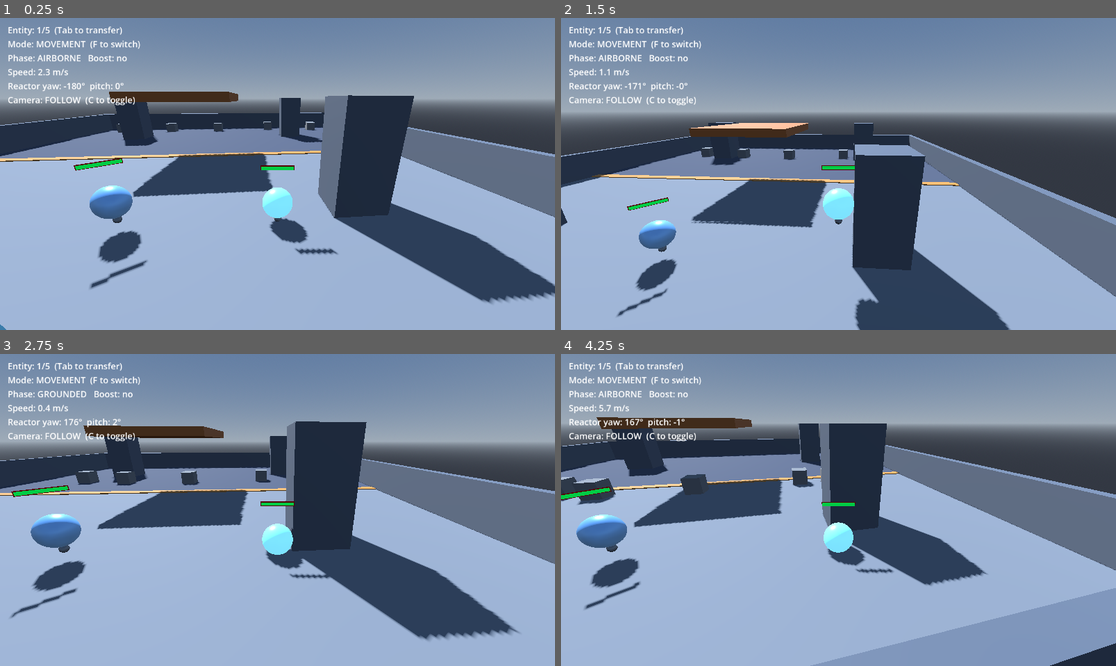
Above: before the commit, frames 1-4 (two rows, left to right).
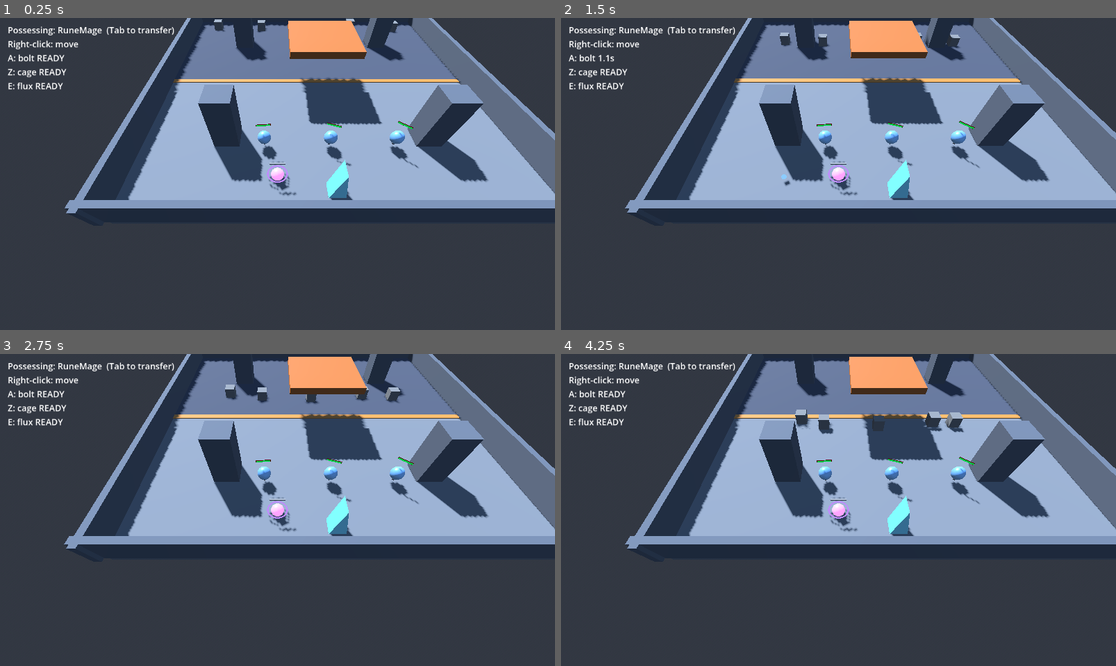
Above: after the commit, the same moments.

Repository: Thiiamas/Spheres
Game: Godot game, scene res://Main.tscn
Same seed, same stepped clock (60 frames per second), same inputs: the game is played once before the commit and once after it.
Inputs (mouse positions are in pixels of both pictures, inside the frame that each line leads up to):
- Up to frame 1 (0.25 s): no input
- Up to frame 2 (1.5 s): tap Enter (ui_accept) at 0.5 s; move the mouse to (866, 174) at 0.52 s; hold D (move_right) 0.53-1.28 s; tap Z (aoe) at 0.6 s; tap Space (jump) at 0.77 s; move the mouse to (810, 174) at 1.27 s; hold S (move_back) from 1.28 s (still down); tap A (attack) at 1.35 s
- Up to frame 3 (2.75 s): tap Space (jump) at 1.52 s; move the mouse to (288, 503) at 2.02 s; release S (move_back) at 2.03 s; hold D (move_right) from 2.03 s (still down); tap Shift (boost) at 2.1 s
- Up to frame 4 (4.25 s): move the mouse to (832, 516) at 2.77 s; tap Down (cam_pan_down) at 2.85 s; tap Space (jump) at 3.02, 3.77 s; move the mouse to (877, 513) at 3.52 s; release D (move_right) at 3.53 s; hold Q (move_left) from 3.53 s (still down); tap Left (cam_pan_left) at 3.6 s

The runs differ from the first frame. In frame 1, 83% of the frame differs, in the area x 0-100%, y 0-100%; in frame 2, 81%; in frame 3, 82%; in frame 4, 86%.

Commit message:
RuneMage: start possessed as the mage; Ryze-style chain and spread
Startup: the RuneMage node moves ahead of the spheres in Main.tscn, so the
consciousness begins in the mage (registration order = possession order); Tab
cycles mage -> spheres -> beacon.

Spell propagation, per the updated phase 6 doc:
- E recast on a marked enemy refreshes the mark and SPREADS it — secondary
  non-spreading fluxes fly from the carrier to every enemy within 5m (one
  ring, no cascade ping-pong).
- A on a marked enemy still deals x2, then SPLITS — homing shards (area
  collision off) fly to every marked enemy within 6m for the same damage and
  chain onward; a visited list shared by reference across the whole chain
  reserves targets up front, so each enemy is hit at most once per cast.

Enemies join an "enemies" group so both mechanics find neighbours without
physics queries. Tests/RuneChainTest (headless, exit-code) covers both: one
bolt kills a row of 3 marked cubes while an unmarked bystander stays at full
HP, and an E recast contaminates the neighbour. Docs updated beforehand.

Co-Authored-By: Claude Opus 4.8 <noreply@anthropic.com>

Diff:
--- a/Enemy.gd
+++ b/Enemy.gd
@@ -21,6 +21,12 @@
 var _attack_timer: float = 0.0
 var _root_timer: float = 0.0
 var _dead: bool = false
+
+
+func _ready() -> void:
+	# Lets area spells (RuneBolt chain, RuneFlux spread) find nearby cubes
+	# without physics queries.
+	add_to_group("enemies")
 
 
 ## Root the cube in place (RuneMage's cage, phase 6): movement is locked for
--- a/Main.tscn
+++ b/Main.tscn
@@ -204,6 +204,9 @@
 transform = Transform3D(1, 0, 0, 0, 1, 0, 0, 0, 1, 0, 0.04, 0)
 mesh = SubResource("Box_shoreline")
 
+[node name="RuneMage" parent="." instance=ExtResource("6_mage")]
+transform = Transform3D(1, 0, 0, 0, 1, 0, 0, 0, 1, 4, 0.55, -12)
+
 [node name="Spheres" type="Node3D" parent="." unique_id=268503505]
 
 [node name="Sphere1" parent="Spheres" unique_id=310171163 instance=ExtResource("3_sphere")]
@@ -220,9 +223,6 @@
 
 [node name="ShoreBeacon" parent="." instance=ExtResource("5_beacon")]
 transform = Transform3D(1, 0, 0, 0, 1, 0, 0, 0, 1, 0, 0, -13)
-
-[node name="RuneMage" parent="." instance=ExtResource("6_mage")]
-transform = Transform3D(1, 0, 0, 0, 1, 0, 0, 0, 1, 4, 0.55, -12)
 
 [node name="Enemies" type="Node3D" parent="." unique_id=968899864]
 
--- a/RuneBolt.gd
+++ b/RuneBolt.gd
@@ -1,46 +1,127 @@
 extends Area3D
 class_name RuneBolt
 
-## Spell A (phase 6, Ryze Overload-style): straight line projectile cast toward
-## the cursor. Damages the first enemy it touches; if that enemy carries a
-## RuneMark (spell E, a child node named "RuneMark"), damage is multiplied —
-## the core spell synergy of the kit.
+## Spell A (phase 6, Ryze Overload-style). Two modes:
+##
+##   LINE  - the cast: straight projectile toward the cursor, damages the first
+##           enemy it touches.
+##   SHARD - the chain: when a bolt hits a RuneMark-carrying enemy, it deals
+##           amplified damage, then SPLITS — homing shards fly to every other
+##           marked enemy in chain_radius and deal the same damage. Each shard
+##           that lands on a marked enemy chains again. A shared visited list
+##           guarantees every enemy is hit at most once per cast.
 
-## Seconds before the bolt fizzles if it hits nothing.
+## Seconds before a line bolt fizzles if it hits nothing.
 @export var lifetime: float = 2.0
 
 var _dir: Vector3 = Vector3.ZERO
 var _speed: float = 26.0
 var _damage: float = 25.0
 var _mark_multiplier: float = 2.0
+var _chain_radius: float = 6.0
 var _time: float = 0.0
+
+# The scene used to spawn chain shards (handed in by the caster — avoids a
+# script<->scene preload cycle).
+var _scene: PackedScene = null
+
+# SHARD mode: locked target (null = LINE mode, flies straight + collides).
+var _homing_target: Node3D = null
+# Enemies already hit or already targeted by a shard of this cast. SHARED by
+# reference across the whole chain.
+var _visited: Array = []
 
 
 func _ready() -> void:
 	body_entered.connect(_on_body_entered)
 
 
-## Aim and arm the bolt. Called by RuneMage right after instantiation.
-func launch(dir: Vector3, damage: float, speed: float, mark_multiplier: float) -> void:
+## Arm a LINE bolt (the initial cast). Called by RuneMage.
+func launch(dir: Vector3, damage: float, speed: float, mark_multiplier: float,
+		chain_radius: float, scene: PackedScene) -> void:
 	_dir = dir.normalized()
 	_damage = damage
 	_speed = speed
 	_mark_multiplier = mark_multiplier
+	_chain_radius = chain_radius
+	_scene = scene
+
+
+## Arm a SHARD (chain segment): homes onto a specific marked enemy instead of
+## flying straight; the Area collision is disabled so it can't clip bystanders.
+func launch_chain(target: Node3D, damage: float, speed: float,
+		mark_multiplier: float, chain_radius: float, scene: PackedScene,
+		visited: Array) -> void:
+	_homing_target = target
+	_damage = damage
+	_speed = speed
+	_mark_multiplier = mark_multiplier
+	_chain_radius = chain_radius
+	_scene = scene
+	_visited = visited
+	monitoring = false # shards only hit their locked target, on arrival
 
 
 func _physics_process(delta: float) -> void:
-	global_position += _dir * _speed * delta
 	_time += delta
 	if _time >= lifetime:
 		queue_free()
+		return
+
+	if _homing_target != null:
+		# SHARD: chase the locked enemy; it may die to another shard first.
+		if not is_instance_valid(_homing_target):
+			queue_free()
+			return
+		var to := _homing_target.global_position + Vector3.UP * 0.5 - global_position
+		var step := _speed * delta
+		if to.length() <= step + 0.3:
+			_hit(_homing_target)
+			return
+		global_position += to.normalized() * step
+	else:
+		# LINE: straight flight, first body wins (via _on_body_entered).
+		global_position += _dir * _speed * delta
 
 
 func _on_body_entered(body: Node3D) -> void:
 	if not body.has_method("take_hit"):
 		return
-	var dmg := _damage
-	# Marked target (spell E attached a RuneMark child): amplified hit.
-	if body.get_node_or_null("RuneMark") != null:
-		dmg *= _mark_multiplier
+	_hit(body)
+
+
+## Resolve the impact: amplified damage on a marked enemy, then chain.
+func _hit(body: Node3D) -> void:
+	var marked := body.get_node_or_null("RuneMark") != null
+	var dmg := _damage * (_mark_multiplier if marked else 1.0)
+	var origin := body.global_position
 	body.take_hit(dmg)
+	if marked:
+		_split_toward_marked(origin, body)
 	queue_free()
+
+
+## The split: spawn a homing shard toward every marked enemy near the impact
+## that this cast hasn't reached yet. Targets are reserved in _visited up
+## front so two shards never race for the same enemy.
+func _split_toward_marked(origin: Vector3, hit_body: Node3D) -> void:
+	if _scene == null:
+		return
+	if not hit_body in _visited:
+		_visited.append(hit_body)
+
+	for enemy in get_tree().get_nodes_in_group("enemies"):
+		if enemy in _visited or not is_instance_valid(enemy):
+			continue
+		if enemy.get_node_or_null("RuneMark") == null:
+			continue
+		if (enemy.global_position - origin).length() > _chain_radius:
+			continue
+		_visited.append(enemy)
+
+		var shard := _scene.instantiate()
+		get_tree().current_scene.add_child(shard)
+		shard.global_position = origin + Vector3.UP * 0.5
+		if shard is RuneBolt:
+			shard.launch_chain(enemy, _damage, _speed, _mark_multiplier,
+				_chain_radius, _scene, _visited)
--- a/RuneFlux.gd
+++ b/RuneFlux.gd
@@ -3,8 +3,13 @@
 
 ## Spell E (phase 6, Ryze Spell Flux-style): a homing projectile cast on the
 ## enemy under the cursor. It chases its target and, on arrival, attaches a
-## RuneMark to it (child node named "RuneMark", orbiting orb) for a few
-## seconds — RuneBolt (spell A) deals amplified damage to marked enemies.
+## RuneMark to it (child node named "RuneMark", orbiting orb) — RuneBolt
+## (spell A) deals amplified damage to marked enemies and chains between them.
+##
+## Recast on an ALREADY MARKED enemy: the mark refreshes and SPREADS —
+## secondary fluxes fly from the carrier to every enemy in spread_radius and
+## mark them too. Secondary fluxes never spread themselves (one ring per
+## recast, no cascading ping-pong).
 
 ## Safety fuse if the target becomes unreachable.
 @export var lifetime: float = 3.0
@@ -12,14 +17,25 @@
 var _target: Node3D = null
 var _speed: float = 20.0
 var _mark_duration: float = 4.0
+var _spread_radius: float = 0.0
+var _can_spread: bool = true
 var _time: float = 0.0
 
+# The scene used to spawn secondary fluxes (handed in by the caster — avoids
+# a script<->scene preload cycle).
+var _scene: PackedScene = null
 
-## Aim at the clicked enemy. Called by RuneMage right after instantiation.
-func launch(target: Node3D, speed: float, mark_duration: float) -> void:
+
+## Aim at the clicked enemy. Called by RuneMage (and by the spread, with
+## can_spread = false).
+func launch(target: Node3D, speed: float, mark_duration: float,
+		spread_radius: float, can_spread: bool, scene: PackedScene) -> void:
 	_target = target
 	_speed = speed
 	_mark_duration = mark_duration
+	_spread_radius = spread_radius
+	_can_spread = can_spread
+	_scene = scene
 
 
 func _physics_process(delta: float) -> void:
@@ -36,14 +52,34 @@
 	global_position += to.normalized() * step
 
 
-## Arrived: mark the target (or refresh an existing mark) and vanish.
+## Arrived: mark the target — or, if it already carries a mark, refresh it and
+## contaminate the neighbourhood.
 func _attach() -> void:
 	var existing := _target.get_node_or_null("RuneMark")
 	if existing is RuneMark:
 		existing.refresh(_mark_duration)
+		if _can_spread and _spread_radius > 0.0:
+			_spread_from(_target)
 	else:
 		var mark := RuneMark.new()
 		mark.name = "RuneMark"
 		mark.duration = _mark_duration
 		_target.add_child(mark)
 	queue_free()
+
+
+## One ring of contagion: a secondary (non-spreading) flux flies from the
+## carrier to every other enemy in radius, marking or refreshing each.
+func _spread_from(carrier: Node3D) -> void:
+	if _scene == null:
+		return
+	for enemy in get_tree().get_nodes_in_group("enemies"):
+		if enemy == carrier or not is_instance_valid(enemy):
+			continue
+		if (enemy.global_position - carrier.global_position).length() > _spread_radius:
+			continue
+		var flux := _scene.instantiate()
+		get_tree().current_scene.add_child(flux)
+		flux.global_position = carrier.global_position + Vector3.UP * 0.5
+		if flux is RuneFlux:
+			flux.launch(enemy, _speed, _mark_duration, 0.0, false, _scene)
--- a/RuneMage.gd
+++ b/RuneMage.gd
@@ -32,6 +32,9 @@
 @export var bolt_cooldown: float = 1.2
 ## Damage multiplier against a RuneMark-carrying enemy (spell E synergy).
 @export var bolt_mark_multiplier: float = 2.0
+## When the bolt hits a marked enemy, shards chain to every other marked enemy
+## within this radius (and keep chaining from there).
+@export var bolt_chain_radius: float = 6.0
 
 @export_group("Spell E - RuneFlux")
 ## Homing projectile cast on the enemy under the cursor ("spell_e").
@@ -40,6 +43,9 @@
 @export var flux_cooldown: float = 3.0
 ## How long the attached RuneMark orbits the enemy.
 @export var flux_mark_duration: float = 4.0
+## Recast on an already marked enemy: the mark spreads to every enemy within
+## this radius of the carrier (single ring, secondary fluxes don't re-spread).
+@export var flux_spread_radius: float = 5.0
 
 @export_group("Spell Z - RuneCage")
 ## How long the caged enemy is pinned in place ("spell_z", point-and-click).
@@ -188,7 +194,8 @@
 	get_tree().current_scene.add_child(bolt)
 	bolt.global_position = global_position + dir * 0.7
 	if bolt is RuneBolt:
-		bolt.launch(dir, bolt_damage, bolt_speed, bolt_mark_multiplier)
+		bolt.launch(dir, bolt_damage, bolt_speed, bolt_mark_multiplier,
+			bolt_chain_radius, bolt_scene)
 
 
 ## Spell E: point-and-click — needs an enemy under the cursor. The flux chases
@@ -208,7 +215,8 @@
 	get_tree().current_scene.add_child(flux)
 	flux.global_position = global_position + Vector3.UP * 0.3
 	if flux is RuneFlux:
-		flux.launch(target, flux_speed, flux_mark_duration)
+		flux.launch(target, flux_speed, flux_mark_duration,
+			flux_spread_radius, true, flux_scene)
 
 
 ## Spell Z: point-and-click — pins the enemy under the cursor in place. The
--- /dev/null
+++ b/Tests/RuneChainTest.tscn
@@ -0,0 +1,13 @@
+[gd_scene load_steps=3 format=3]
+
+[ext_resource type="Script" path="res://Tests/rune_chain_test.gd" id="1_test"]
+
+[sub_resource type="WorldBoundaryShape3D" id="Ground"]
+
+[node name="RuneChainTest" type="Node3D"]
+script = ExtResource("1_test")
+
+[node name="Ground" type="StaticBody3D" parent="."]
+
+[node name="Col" type="CollisionShape3D" parent="Ground"]
+shape = SubResource("Ground")
--- /dev/null
+++ b/Tests/rune_chain_test.gd
@@ -0,0 +1,94 @@
+extends Node3D
+
+## Headless regression test for the Ryze-style propagation (phase 6):
+##
+##   1. CHAIN  - one RuneBolt fired at a row of 3 MARKED cubes must kill all
+##               three (50 dmg each via shards), while a nearby UNMARKED cube
+##               is untouched.
+##   2. SPREAD - a RuneFlux recast on a marked cube must contaminate its
+##               unmarked neighbour (one ring).
+##
+## Run with:  godot --headless res://Tests/RuneChainTest.tscn
+## Exit code 0 = PASS, 1 = FAIL.
+
+const ENEMY_SCENE := preload("res://Enemy.tscn")
+const BOLT_SCENE := preload("res://RuneBolt.tscn")
+const FLUX_SCENE := preload("res://RuneFlux.tscn")
+
+var _phase := 0
+var _timer := 0.0
+var _marked_row: Array = []
+var _bystander: Node3D = null
+var _spread_carrier: Node3D = null
+var _spread_neighbour: Node3D = null
+
+
+func _ready() -> void:
+	# Three marked cubes in a row (2 m apart, within the 6 m chain radius)...
+	for x in [0.0, 2.0, 4.0]:
+		_marked_row.append(_spawn_enemy(Vector3(x, 0.5, 0.0), true))
+	# ...and an unmarked bystander off to the side: the chain must ignore it.
+	_bystander = _spawn_enemy(Vector3(2.0, 0.5, 4.0), false)
+
+	# Fire one line bolt at the row.
+	var bolt := BOLT_SCENE.instantiate()
+	add_child(bolt)
+	bolt.global_position = Vector3(-3.0, 0.5, 0.0)
+	bolt.launch(Vector3.RIGHT, 25.0, 26.0, 2.0, 6.0, BOLT_SCENE)
+
+
+func _process(delta: float) -> void:
+	_timer += delta
+	if _phase == 0 and _timer > 2.0:
+		_check_chain()
+	elif _phase == 1 and _timer > 2.0:
+		_check_spread()
+
+
+func _check_chain() -> void:
+	var alive := _marked_row.filter(func(e): return is_instance_valid(e))
+	# Explicit bool: _bystander.hp is a dynamic access (Variant), := can't infer.
+	var bystander_ok: bool = is_instance_valid(_bystander) and _bystander.hp == 40.0
+	if alive.is_empty() and bystander_ok:
+		print("[RuneChainTest] chain: PASS (3 marked cubes died, bystander untouched)")
+		_start_spread_test()
+	else:
+		print("[RuneChainTest] chain: FAIL (%d marked alive, bystander ok=%s)"
+			% [alive.size(), bystander_ok])
+		get_tree().quit(1)
+
+
+func _start_spread_test() -> void:
+	_phase = 1
+	_timer = 0.0
+	_spread_carrier = _spawn_enemy(Vector3(10.0, 0.5, 0.0), true)
+	_spread_neighbour = _spawn_enemy(Vector3(12.0, 0.5, 0.0), false)
+
+	# Recast E on the already-marked carrier: the mark must spread.
+	var flux := FLUX_SCENE.instantiate()
+	add_child(flux)
+	flux.global_position = Vector3(8.0, 1.0, 0.0)
+	flux.launch(_spread_carrier, 20.0, 30.0, 5.0, true, FLUX_SCENE)
+
+
+func _check_spread() -> void:
+	var ok := is_instance_valid(_spread_neighbour) \
+		and _spread_neighbour.get_node_or_null("RuneMark") != null
+	if ok:
+		print("[RuneChainTest] spread: PASS (neighbour contaminated)")
+		get_tree().quit(0)
+	else:
+		print("[RuneChainTest] spread: FAIL (neighbour not marked)")
+		get_tree().quit(1)
+
+
+func _spawn_enemy(pos: Vector3, marked: bool) -> Node3D:
+	var enemy := ENEMY_SCENE.instantiate()
+	add_child(enemy)
+	enemy.global_position = pos
+	if marked:
+		var mark := RuneMark.new()
+		mark.name = "RuneMark"
+		mark.duration = 30.0 # long fuse: must not expire mid-test
+		enemy.add_child(mark)
+	return enemy
Not shown, added: Tests/rune_chain_test.gd.uid
Not shown, changed: Docs/phase6_runemage.md
